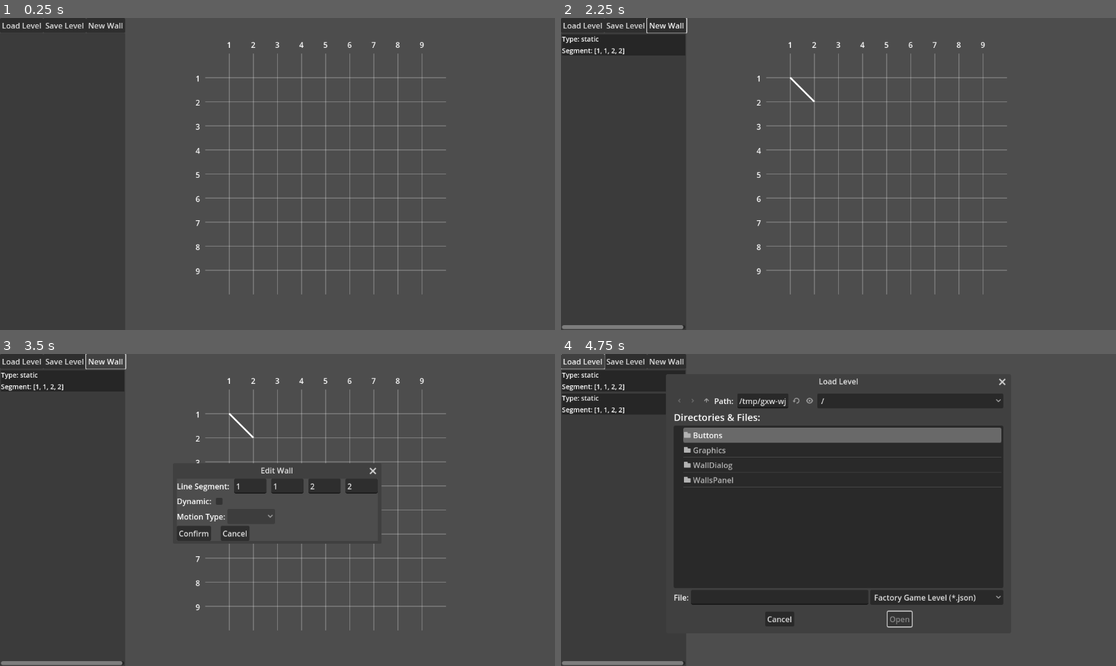
Above: before the commit, frames 1-4 (two rows, left to right).
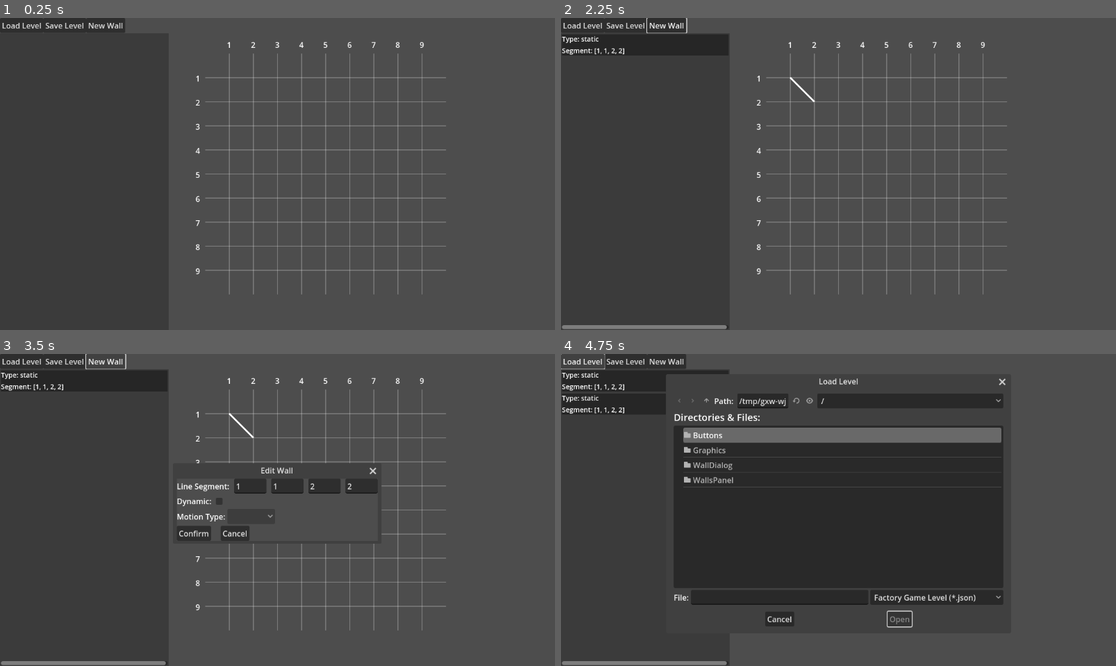
Above: after the commit, the same moments.

Repository: 7Limes/factory-minigame-editor
Game: Godot game, scene res://root.tscn
Same seed, same stepped clock (60 frames per second), same inputs: the game is played once before the commit and once after it.
Inputs:
- Up to frame 1 (0.25 s): no input
- Up to frame 2 (2.25 s): click "New Wall" at 0.5 s; click "New Wall" at 1.25 s; click "Confirm" at 2 s
- Up to frame 3 (3.5 s): click "New Wall" at 2.75 s
- Up to frame 4 (4.75 s): click "Confirm" at 3.5 s; click "Load Level" at 4.25 s

The runs differ from the first frame. In frame 2, 0.6% of the frame differs, in the area x 21-31%, y 4-100%; in frame 3, 0.6%; in frame 4, 0.2%.

Commit message:
Increase walls panel width

Diff:
--- a/root.tscn
+++ b/root.tscn
@@ -56,7 +56,7 @@
 
 [node name="WallsPanel" type="PanelContainer" parent="."]
 offset_top = 32.0
-offset_right = 260.0
+offset_right = 350.0
 offset_bottom = 532.0
 theme_override_styles/panel = SubResource("StyleBoxFlat_sx7q6")
 
